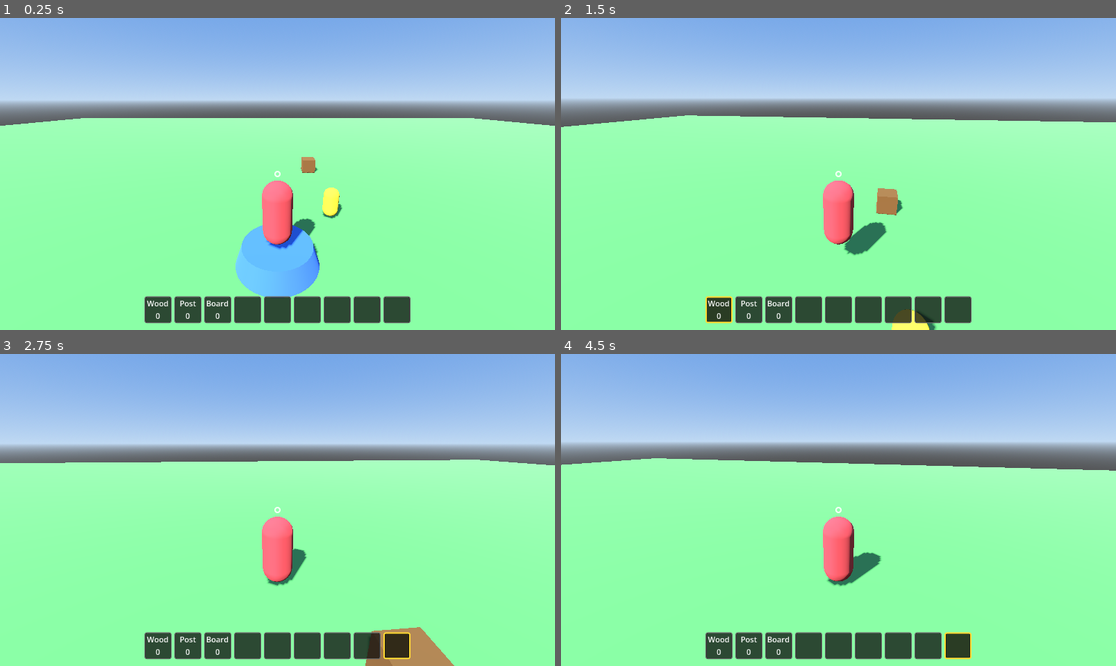
Above: before the commit, frames 1-4 (two rows, left to right).
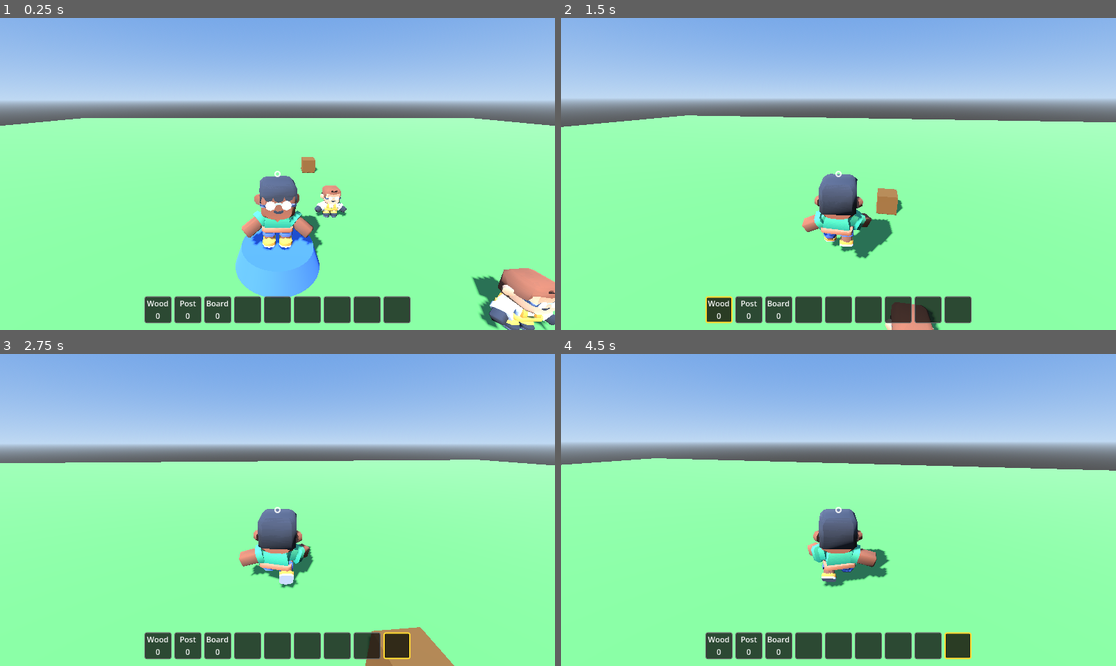
Above: after the commit, the same moments.

Repository: CalumBoyle21/CastleAttackers
Game: Godot game, scene res://scenes/Main.tscn
The game is run twice, just before and just after one commit, with the same random seed, the same clock (stepped at 60 frames per second) and the same inputs.
Inputs (mouse positions are in pixels of both pictures, inside the frame that each line leads up to):
- Up to frame 1 (0.25 s): no input
- Up to frame 2 (1.5 s): tap Enter at 0.5 s; move the mouse to (866, 174) at 0.52 s; press the mouse at (866, 174) at 0.53 s; hold W (move_forward) from 0.53 s (still down); tap Space (jump) at 0.77 s; tap 1 at 0.8, 1.35 s; move the mouse to (810, 174) at 1.27 s; release the mouse at (810, 174) at 1.28 s
- Up to frame 3 (2.75 s): keep holding W (move_forward); tap Space (jump) at 1.52 s; tap 9 at 1.55, 2.1 s; move the mouse to (288, 503) at 2.02 s; press the mouse at (288, 503) at 2.03 s
- Up to frame 4 (4.5 s): keep holding W (move_forward); move the mouse to (832, 516) at 2.77 s; release the mouse at (832, 516) at 2.78 s; click (832, 516) at 2.85 s; tap Space (jump) at 3.02, 3.77 s; tap 1 at 3.05, 3.6 s; move the mouse to (877, 513) at 3.52 s; tap 9 at 3.8, 4.35 s; move the mouse to (794, 506) at 4.27 s

The runs differ from the first frame. In frame 1, 4.8% of the frame differs, in the area x 43-100%, y 50-100%; in frame 2, 2.6%; in frame 3, 2.1%; in frame 4, 2.1%.

Commit message:
added assets/code cleanup

Diff:
--- a/project.godot
+++ b/project.godot
@@ -54,6 +54,7 @@
 "events": [Object(InputEventMouseButton,"resource_local_to_scene":false,"resource_name":"","device":-1,"window_id":0,"a …(253 unchanged characters)…
 ]
 }
+
 [physics]
 
 3d/physics_engine="GodotPhysics3D"
--- a/scenes/Main.tscn
+++ b/scenes/Main.tscn
@@ -34,7 +34,7 @@
 [node name="Main" type="Node3D"]
 script = ExtResource("2")
 villager_scene = ExtResource("3")
-villager_count = 1
+villager_count = 3
 spawn_radius = 5.0
 
 [node name="WorldEnvironment" type="WorldEnvironment" parent="."]
--- a/scenes/Player.tscn
+++ b/scenes/Player.tscn
@@ -1,6 +1,7 @@
 [gd_scene load_steps=15 format=3 uid="uid://bqf0player01"]
 
 [ext_resource type="Script" path="res://scripts/player.gd" id="1"]
+[ext_resource type="PackedScene" path="res://assets/models/player/character-male-a.glb" id="9"]
 [ext_resource type="Script" path="res://scripts/interaction/villager_interactor.gd" id="2"]
 [ext_resource type="Script" path="res://scripts/ui/crosshair.gd" id="3"]
 [ext_resource type="Script" path="res://scripts/ui/inventory_panel.gd" id="4"]
@@ -27,13 +28,6 @@
 radius = 0.4
 height = 1.8
 
-[sub_resource type="CapsuleMesh" id="CapsuleMesh_1"]
-radius = 0.4
-height = 1.8
-
-[sub_resource type="StandardMaterial3D" id="StandardMaterial3D_1"]
-albedo_color = Color(0.9, 0.3, 0.3, 1)
-
 [node name="Player" type="CharacterBody3D"]
 collision_layer = 2
 script = ExtResource("1")
@@ -44,10 +38,8 @@
 
 [node name="Visual" type="Node3D" parent="."]
 
-[node name="MeshInstance3D" type="MeshInstance3D" parent="Visual"]
-transform = Transform3D(1, 0, 0, 0, 1, 0, 0, 0, 1, 0, 0.9, 0)
-mesh = SubResource("CapsuleMesh_1")
-surface_material_override/0 = SubResource("StandardMaterial3D_1")
+[node name="CharacterModel" parent="Visual" instance=ExtResource("9")]
+transform = Transform3D(2.681, 0, 0, 0, 2.681, 0, 0, 0, 2.681, 0, 0, 0)
 
 [node name="CameraPivot" type="Node3D" parent="."]
 transform = Transform3D(1, 0, 0, 0, 1, 0, 0, 0, 1, 0, 2.0, 0)
--- a/scenes/agents/VillagerAgent.tscn
+++ b/scenes/agents/VillagerAgent.tscn
@@ -7,17 +7,11 @@
 [ext_resource type="Script" path="res://scripts/agents/states/gather_state.gd" id="5"]
 [ext_resource type="Script" path="res://scripts/agents/states/deliver_state.gd" id="6"]
 [ext_resource type="Script" path="res://scripts/agents/states/paused_state.gd" id="7"]
+[ext_resource type="PackedScene" path="res://assets/models/villager/character-male-e.glb" id="8"]
 
 [sub_resource type="CapsuleShape3D" id="CapsuleShape3D_v1"]
 radius = 0.3
 height = 1.2
-
-[sub_resource type="CapsuleMesh" id="CapsuleMesh_v1"]
-radius = 0.3
-height = 1.2
-
-[sub_resource type="StandardMaterial3D" id="StandardMaterial3D_v1"]
-albedo_color = Color(0.95, 0.85, 0.2, 1)
 
 [node name="VillagerAgent" type="CharacterBody3D"]
 collision_layer = 2
@@ -29,10 +23,8 @@
 
 [node name="Visual" type="Node3D" parent="."]
 
-[node name="MeshInstance3D" type="MeshInstance3D" parent="Visual"]
-transform = Transform3D(1, 0, 0, 0, 1, 0, 0, 0, 1, 0, 0.6, 0)
-mesh = SubResource("CapsuleMesh_v1")
-surface_material_override/0 = SubResource("StandardMaterial3D_v1")
+[node name="CharacterModel" parent="Visual" instance=ExtResource("8")]
+transform = Transform3D(1.775, 0, 0, 0, 1.775, 0, 0, 0, 1.775, 0, 0, 0)
 
 [node name="StateMachine" type="Node" parent="."]
 script = ExtResource("2")
--- a/scripts/agents/state_machine.gd
+++ b/scripts/agents/state_machine.gd
@@ -1,7 +1,7 @@
 class_name AgentStateMachine
 extends Node
 
-## FSM for vilAgent
+## FSM for villager agents
 
 @export var initial_state: String = "Idle"
 
--- a/scripts/agents/villager_agent.gd
+++ b/scripts/agents/villager_agent.gd
@@ -17,18 +17,25 @@
 var has_move_target: bool = false
 
 @onready var visual: Node3D = $Visual
-@onready var mesh_instance: MeshInstance3D = $Visual/MeshInstance3D
+@onready var character_model: Node3D = $Visual/CharacterModel
+@onready var anim_player: AnimationPlayer = $Visual/CharacterModel/AnimationPlayer
 @onready var state_machine: AgentStateMachine = $StateMachine
 
 func _ready() -> void:
 	home_position = global_position
 
-## Called once per physics tick by the StateMachine, after the current
-## state has had a chance to set velocity.x/z via move_along_path().
+## Called once per physics tick by the StateMachine
 func physics_step(delta: float) -> void:
 	if not is_on_floor():
 		velocity.y -= gravity * delta
+	_update_animation()
 	move_and_slide()
+
+func _update_animation() -> void:
+	var moving: bool = Vector2(velocity.x, velocity.z).length() > 0.1
+	var target: String = "walk" if moving else "idle"
+	if anim_player.current_animation != target:
+		anim_player.play(target)
 
 func set_move_target(target: Vector3) -> void:
 	move_target = target
@@ -39,8 +46,7 @@
 		return true
 	return _flat_distance_to(move_target) <= ARRIVE_DISTANCE
 
-## Steers in a straight line toward move_target and faces the visual mesh
-## toward the direction of travel.
+## Steers in a straight line toward move_target
 ## TODO implement pathfinding.
 func move_along_path(delta: float) -> void:
 	if not has_move_target or _flat_distance_to(move_target) <= ARRIVE_DISTANCE:
@@ -62,8 +68,17 @@
 	var flat_point := Vector3(point.x, 0, point.z)
 	return flat_pos.distance_to(flat_point)
 
+## Highlighting
 func set_highlighted(value: bool) -> void:
-	mesh_instance.material_overlay = HighlightUtil.get_material() if value else null
+	var mat: Material = HighlightUtil.get_material() if value else null
+	_apply_overlay_recursive(character_model, mat)
+
+## recursivley add highlighting
+func _apply_overlay_recursive(node: Node, mat: Material) -> void:
+	if node is MeshInstance3D:
+		(node as MeshInstance3D).material_overlay = mat
+	for child in node.get_children():
+		_apply_overlay_recursive(child, mat)
 
 func toggle_idle_gather() -> void:
 	if state_machine.current_state and state_machine.current_state.name == "Paused":
--- a/scripts/interaction/build_controller.gd
+++ b/scripts/interaction/build_controller.gd
@@ -1,13 +1,4 @@
 extends Node3D
-
-## Post-placement mode. Driven by the hotbar: active whenever its
-## selected slot is a placeable item (currently just "post"), rather
-## than a separate manual toggle. A ghost preview follows the crosshair
-## snapped to the build grid (green = valid placement, red =
-## blocked/occupied). "interact" places a post while active, spending
-## one crafted "post" from the nearest home.
-## Board placement doesn't need a mode — see WallEdge.try_add_board(),
-## triggered directly by VillagerInteractor on hover+click.
 
 @export var post_scene: PackedScene
 @export var wall_edge_scene: PackedScene
--- a/scripts/interaction/villager_interactor.gd
+++ b/scripts/interaction/villager_interactor.gd
@@ -1,10 +1,4 @@
 extends Node3D
-
-## Since the player's mouse is captured for camera-look, "hovering" is
-## done via a screen-center raycast (a crosshair) instead of the OS
-## cursor position. Anything hit that implements set_highlighted() glows.
-## Left-click acts on whatever's hovered: toggles a villager's
-## Idle/Gather state, or opens/closes a drop-off's inventory panel.
 
 @export var interact_distance: float = 15.0
 
@@ -48,7 +42,7 @@
 	if not event.is_action_pressed("interact"):
 		return
 	if build_controller.is_active():
-		return  # BuildController handles "interact" itself while placing posts
+		return  # BuildController handles interact
 
 	if hovered_target is VillagerAgent:
 		hovered_target.toggle_idle_gather()
--- a/scripts/player.gd
+++ b/scripts/player.gd
@@ -9,6 +9,7 @@
 @onready var camera_pivot: Node3D = $CameraPivot
 @onready var spring_arm: SpringArm3D = $CameraPivot/SpringArm3D
 @onready var visual: Node3D = $Visual
+@onready var anim_player: AnimationPlayer = $Visual/CharacterModel/AnimationPlayer
 
 func _ready() -> void:
 	Input.set_mouse_mode(Input.MOUSE_MODE_CAPTURED)
@@ -49,4 +50,11 @@
 		velocity.x = move_toward(velocity.x, 0, SPEED)
 		velocity.z = move_toward(velocity.z, 0, SPEED)
 
+	_update_animation()
 	move_and_slide()
+
+func _update_animation() -> void:
+	var moving: bool = Vector2(velocity.x, velocity.z).length() > 0.1
+	var target: String = "walk" if moving else "idle"
+	if anim_player.current_animation != target:
+		anim_player.play(target)
--- a/scripts/ui/hotbar.gd
+++ b/scripts/ui/hotbar.gd
@@ -1,13 +1,4 @@
 extends Control
-
-## Minecraft-style hotbar. Slots are a fixed mapping (index -> resource
-## type), not dynamically derived from inventory contents — that keeps
-## selection stable even as items are gained/spent (a Dictionary's key
-## order isn't something a player should have to track). Counts are
-## read live from the nearest DropOffPoint, same "home" every other
-## interaction already uses. Add a new entry to SLOT_ITEMS to add a
-## new hotbar slot; add it to PLACEABLE_TYPES if selecting it should
-## drive BuildController's placement-ghost mode.
 
 const SLOT_ITEMS: Array[String] = ["wood", "post", "board", "", "", "", "", "", ""]
 const PLACEABLE_TYPES: Array[String] = ["post"]
@@ -101,7 +92,6 @@
 	selected_index = index
 	_update_slot_visuals()
 
-## What the currently selected slot holds, "" if none/empty.
 func get_selected_type() -> String:
 	if selected_index < 0 or selected_index >= SLOT_ITEMS.size():
 		return ""
--- a/scripts/world/build_grid.gd
+++ b/scripts/world/build_grid.gd
@@ -1,8 +1,4 @@
 class_name BuildGrid
-
-## Shared grid math for post placement. Posts snap to CELL_SIZE-spaced
-## world points; NEIGHBOR_OFFSETS defines which cells count as
-## "adjacent" for auto-creating a WallEdge between two posts.
 
 const CELL_SIZE: float = 2.0
 
--- a/scripts/world/crafting_recipes.gd
+++ b/scripts/world/crafting_recipes.gd
@@ -1,9 +1,4 @@
 class_name CraftingRecipes
-
-## Static recipe list — the single place to add new craftable items.
-## Add an entry here and it automatically appears in the crafting menu;
-## no UI or scene changes needed. "post" and "board" are consumed
-## directly by the build system (see BuildController / WallEdge).
 
 static var ALL: Array[Dictionary] = [
 	{"name": "Post", "output": "post", "output_amount": 1, "costs": {"wood": 2}},
--- a/scripts/world/drop_off_point.gd
+++ b/scripts/world/drop_off_point.gd
@@ -24,9 +24,6 @@
 			return false
 	return true
 
-## Deducts the given resource costs with no output produced. Used by
-## build placement (posts/boards spend crafted items directly). Returns
-## false (no change made) if not fully affordable.
 func spend(costs: Dictionary) -> bool:
 	if not can_afford(costs):
 		return false
@@ -37,8 +34,6 @@
 	inventory_changed.emit()
 	return true
 
-## Spends a recipe's costs and adds its output. Returns false (no
-## change made) if the costs aren't fully affordable.
 func craft(recipe: Dictionary) -> bool:
 	if not spend(recipe.get("costs", {})):
 		return false
--- a/scripts/world/post.gd
+++ b/scripts/world/post.gd
@@ -5,8 +5,6 @@
 
 @onready var mesh_instance: MeshInstance3D = $MeshInstance3D
 
-## Must be called before add_child() — _ready() registers using
-## whatever cell/position is already set by then.
 func setup(new_cell: Vector2i) -> void:
 	cell = new_cell
 	position = BuildGrid.cell_to_world(new_cell)
--- a/scripts/world/wall_edge.gd
+++ b/scripts/world/wall_edge.gd
@@ -1,9 +1,5 @@
 class_name WallEdge
 extends StaticBody3D
-
-## Connects two grid-adjacent Posts. Holds 0-3 board meshes; each
-## try_add_board() call spends one crafted "board" and stacks one more
-## board mesh higher, until MAX_BOARDS completes the wall segment.
 
 const MAX_BOARDS: int = 3
 const BOARD_LENGTH: float = BuildGrid.CELL_SIZE
@@ -19,8 +15,7 @@
 @onready var boards_container: Node3D = $BoardsContainer
 @onready var hover_indicator: MeshInstance3D = $HoverIndicator
 
-## Must be called before add_child() — positions/orients this edge
-## between the two posts.
+## Must be called before add_child()!!!
 func setup(a: Post, b: Post) -> void:
 	post_a = a
 	post_b = b
@@ -31,8 +26,6 @@
 func is_complete() -> bool:
 	return board_count >= MAX_BOARDS
 
-## Spends one crafted board and adds it to this edge. Returns false if
-## already complete or the nearest home can't afford it.
 func try_add_board() -> bool:
 	if is_complete():
 		return false
--- a/scripts/world/world_registry.gd
+++ b/scripts/world/world_registry.gd
@@ -15,8 +15,8 @@
 func unregister_drop_off(node: Node3D) -> void:
 	drop_off_points.erase(node)
 
-var posts: Dictionary = {}    # Vector2i cell -> Post
-var edges: Dictionary = {}    # String edge key -> WallEdge
+var posts: Dictionary = {}
+var edges: Dictionary = {}
 
 func register_post(cell: Vector2i, post: Node3D) -> void:
 	posts[cell] = post
Binary file added: assets/models/player/Textures/colormap.png
Not shown, added: assets/models/player/Textures/colormap.png.import
Binary file added: assets/models/player/character-male-a.glb
Not shown, added: assets/models/player/character-male-a.glb.import
Binary file added: assets/models/villager/Textures/colormap.png
Not shown, added: assets/models/villager/Textures/colormap.png.import
Binary file added: assets/models/villager/character-male-e.glb
Not shown, added: assets/models/villager/character-male-e.glb.import
Not shown: 1 places in scenes/agents/VillagerAgent.tscn that only renumber resources
Not shown, added: assets/models/player/.gitkeep
Not shown, added: assets/models/villager/.gitkeep
